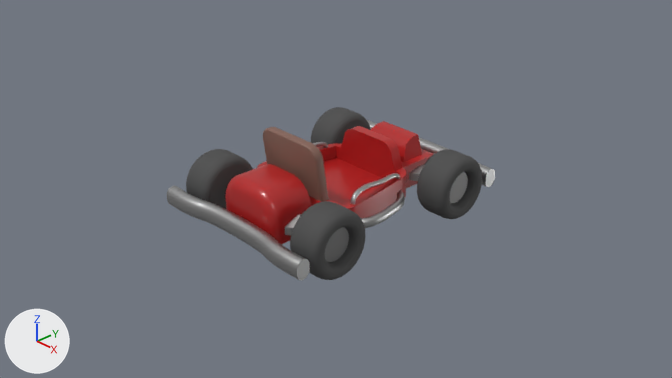
Two versions of the Blender file data/Assets/Models/Kart 1/Kart.blend, one commit apart.
Before and after are seen from the file's camera 'Camera'. Arrows for +X, +Y and +Z are at lower left; the lights stay in place. Objects named as collision shapes, trigger or cutter boxes, shadow casters or lower levels of detail are left out.

The scene before the commit, as lines of its bpy script (objects in view):
```python
ob_beziercurve_003 = bpy.data.objects.new('BezierCurve.003', cu_beziercurve_003)
ob_beziercurve_003.location = (0.067, -0.182, -0.039)
ob_beziercurve_003.rotation_euler = (0.0, 0.0, 1.309)  # degrees (0, 0, 75)
ob_wheel_fl = bpy.data.objects.new('Wheel_FL', me_cylinder_006)
ob_wheel_fl.location = (-0.95, 1.0, 0.0)
ob_wheel_fl.rotation_euler = (0.0, -1.571, 0.0)  # degrees (0, -90, 0)
ob_wheel_fl.scale = (1.0, 1.0, 1.4)
ob_wheel_fr = bpy.data.objects.new('Wheel_FR', me_cylinder_005)
ob_wheel_fr.location = (0.95, 1.0, 0.0)
ob_wheel_fr.rotation_euler = (0.0, 1.571, 0.0)  # degrees (0, 90, 0)
ob_wheel_fr.scale = (1.0, 1.0, 1.4)
ob_wheel_rl = bpy.data.objects.new('Wheel_RL', me_cylinder_004)
ob_wheel_rl.location = (-0.95, -1.0, 0.0)
ob_wheel_rl.rotation_euler = (0.0, -1.571, 0.0)  # degrees (0, -90, 0)
ob_wheel_rl.scale = (1.0, 1.0, 1.4)
ob_wheel_rr = bpy.data.objects.new('Wheel_RR', me_cylinder_003)
ob_wheel_rr.location = (0.95, -1.0, 0.0)
ob_wheel_rr.rotation_euler = (0.0, 1.571, 0.0)  # degrees (0, 90, 0)
ob_wheel_rr.scale = (1.0, 1.0, 1.4)
# also in view: 'BezierCurve' at (0.0, -1.51, -0.04); 'Chassi' at (0.0, 0.05, 0.33)
```
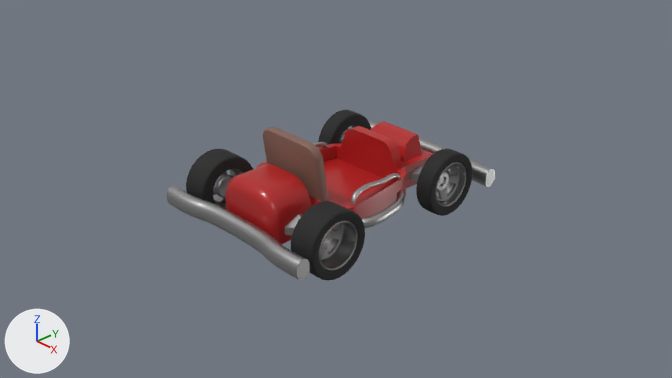
Commit message: Kartong: New wheels.

Edits to the scene script, one JSON object a line:
```json
{"op": "set", "path": "mat_mat_wheel_hub.base_color", "old": "(0.209, 0.209, 0.209)", "new": "(0.335, 0.335, 0.335)", "note": "grey #7e7e7e -> grey #9d9d9d"}
{"op": "set", "path": "mat_mat_wheel_hub.roughness", "old": "0.5", "new": "0.321"}
{"op": "set", "path": "mat_mat_wheel_rubber.base_color", "old": "(0.0683, 0.0683, 0.0683)", "new": "(0.0113, 0.0113, 0.0113)", "note": "dark grey #4a4a4a -> black #1c1c1c"}
{"op": "add", "block": "me_cylinder_001", "code": ["me_cylinder_001 = bpy.data.meshes.new('Cylinder.001')", "me_cylinder_001.from_pydata(...)  # 1025 vertices, 1033 faces; spans x -1.74..1.74, y -1.74..1.74, z -0.78..0.76", "me_cylinder_001.polygons.foreach_set('use_smooth', [True] * 1033)", "# faces by material slot: [384, 649]", "me_cylinder_001.materials.append(mat_mat_wheel_rubber)  # black #1c1c1c", "me_cylinder_001.materials.append(mat_mat_wheel_hub)  # grey #9d9d9d"]}
{"op": "add", "block": "me_cylinder_007", "code": ["me_cylinder_007 = bpy.data.meshes.new('Cylinder.007')", "me_cylinder_007.from_pydata(...)  # 1025 vertices, 1033 faces; spans x -1.74..1.74, y -1.74..1.74, z -0.22..0.81", "me_cylinder_007.polygons.foreach_set('use_smooth', [True] * 1033)", "# faces by material slot: [384, 649]", "me_cylinder_007.materials.append(mat_mat_wheel_rubber)  # black #1c1c1c", "me_cylinder_007.materials.append(mat_mat_wheel_hub)  # grey #9d9d9d"]}
{"op": "add", "block": "ob_wheel_rr", "code": "ob_wheel_rr.hide_set(True)"}
{"op": "add", "block": "ob_wheel_rl", "code": "ob_wheel_rl.hide_set(True)"}
{"op": "add", "block": "ob_wheel_fr", "code": "ob_wheel_fr.hide_set(True)"}
{"op": "add", "block": "ob_wheel_fl", "code": "ob_wheel_fl.hide_set(True)"}
{"op": "add", "block": "ob_w_rl", "code": ["ob_w_rl = bpy.data.objects.new('W_RL', me_cylinder_001)", "ob_w_rl.location = (-0.95, -1.0, 0.0)", "ob_w_rl.rotation_euler = (0.0, -1.571, 0.0)  # degrees (0, -90, 0)", "ob_w_rl.scale = (0.23, 0.23, 0.23)"]}
{"op": "add", "block": "ob_w_rr", "code": ["ob_w_rr = bpy.data.objects.new('W_RR', me_cylinder_001.copy())", "ob_w_rr.location = (0.95, -1.0, 0.0)", "ob_w_rr.rotation_euler = (-3.142, -1.571, 0.0)  # degrees (-180, -90, 0)", "ob_w_rr.scale = (0.23, 0.23, 0.23)"]}
{"op": "add", "block": "ob_w_fr", "code": ["ob_w_fr = bpy.data.objects.new('W_FR', me_cylinder_007)", "ob_w_fr.location = (0.8, 1.0, 0.0)", "ob_w_fr.rotation_euler = (-3.142, -1.571, 0.0)  # degrees (-180, -90, 0)", "ob_w_fr.scale = (0.23, 0.23, 0.23)"]}
{"op": "add", "block": "ob_w_fl", "code": ["ob_w_fl = bpy.data.objects.new('W_FL', me_cylinder_007.copy())", "ob_w_fl.location = (-0.8, 1.0, 0.0)", "ob_w_fl.rotation_euler = (0.0, -1.571, 0.0)  # degrees (0, -90, 0)", "ob_w_fl.scale = (0.23, 0.23, 0.23)"]}
```

Location of each change, [x1, y1, x2, y2] in pixels of the pictures (672 x 378 px):
```json
{"object": "Wheel_RR", "change": "hidden", "before": [290, 201, 366, 280]}
{"object": "W_RR", "change": "added", "after": [291, 201, 365, 281], "on screen": "black", "faces in mat_mat_wheel_rubber (black #1c1c1c)": [291, 201, 365, 281], "faces in mat_mat_wheel_hub (grey #9c9c9c)": [319, 221, 358, 271]}
{"object": "Wheel_FR", "change": "hidden", "before": [417, 149, 482, 219]}
{"object": "W_FR", "change": "added", "after": [416, 149, 472, 216], "on screen": "black", "faces in mat_mat_wheel_rubber (black #1c1c1c)": [416, 149, 472, 216], "faces in mat_mat_wheel_hub (grey #9c9c9c)": [435, 162, 466, 207]}
{"object": "Wheel_RL", "change": "hidden", "before": [186, 149, 253, 209]}
{"object": "W_RL", "change": "added", "after": [186, 149, 253, 209], "on screen": "black", "faces in mat_mat_wheel_rubber (black #1c1c1c)": [186, 149, 253, 209], "faces in mat_mat_wheel_hub (grey #9c9c9c)": [213, 169, 243, 208]}
{"object": "Wheel_FL", "change": "hidden", "before": [311, 107, 371, 147]}
{"object": "W_FL", "change": "added", "after": [318, 110, 371, 147], "on screen": "black", "faces in mat_mat_wheel_rubber (black #1c1c1c)": [318, 110, 371, 147]}
```
